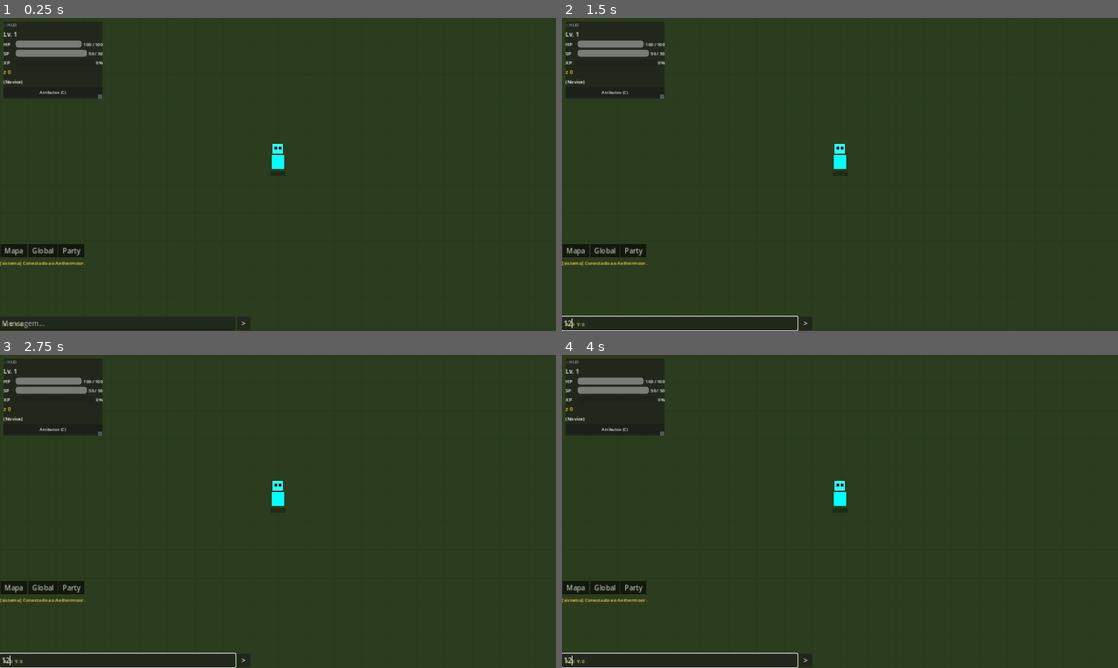
Above: before the commit, frames 1-4 (two rows, left to right).
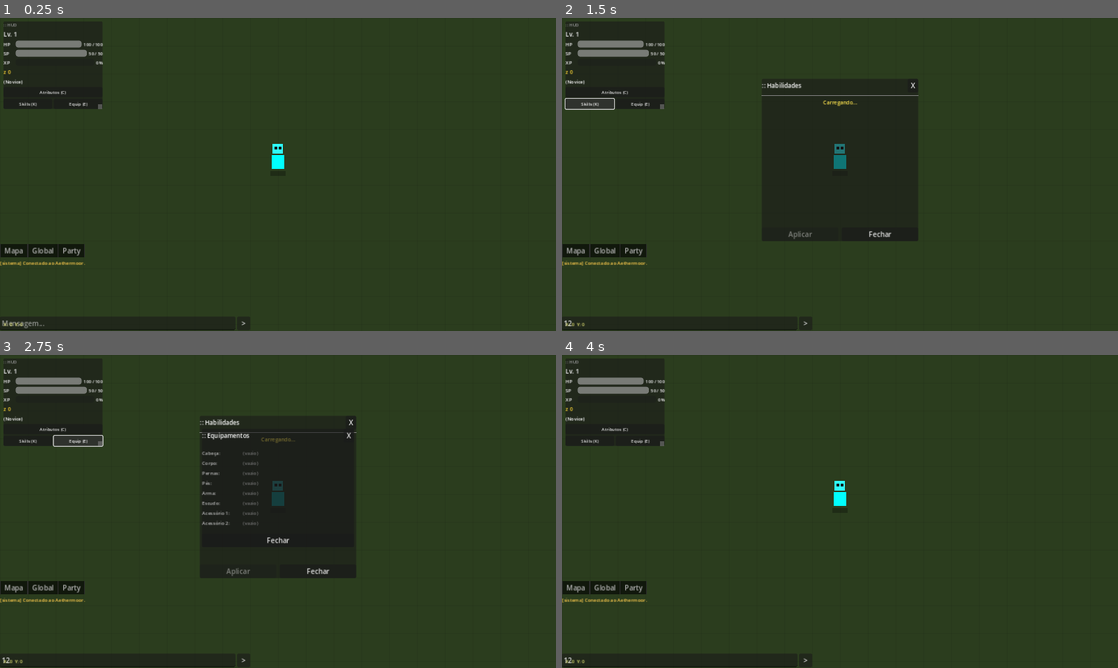
Above: after the commit, the same moments.

Repository: renash2me/Game-1.0
Game: Godot game, scene res://scenes/game_world.tscn
Same seed, same stepped clock (60 frames per second), same inputs: the game is played once before the commit and once after it. This scene is started directly instead of the project's main scene.
Inputs (mouse positions are in pixels of both pictures, inside the frame that each line leads up to):
- Up to frame 1 (0.25 s): no input
- Up to frame 2 (1.5 s): click (678, 324) at 0.52 s; type "12" at 0.6 s; click (589, 102) at 1.25 s, where only the run after the commit has a clickable "Skills (K)"
- Up to frame 3 (2.75 s): click (77, 439) at 2 s, where only the run after the commit has a clickable "Equip (E)"
- Up to frame 4 (4 s): click (912, 423) at 2.75 s, where only the run after the commit has a clickable "X"; click (912, 436) at 3.5 s, where only the run after the commit has a clickable "X"

The runs differ from the first frame. In frame 1, 0.5% of the frame differs, in the area x 0-19%, y 24-30%; in frame 2, 2.2%; in frame 3, 12%, in the area x 0-65%, y 19-100%; in frame 4, 0.8%.

Commit message:
feat(client+server): painéis de Habilidades (K) e Equipamentos (E)
Skills: árvore arrastável com pontos pendentes, botões +/- por skill,
aplica via POST allocate-skill. Servidor expõe GET /api/characters/{id}/skills
filtrado pela classe do personagem.

Equipamentos: painel arrastável com 8 slots (cabeça, corpo, pernas, pés,
arma, escudo, acessório x2), botão "Tirar" por slot equipado.

HUD: botões Skills (K) e Equip (E) adicionados; atalhos K e E no teclado.

Co-Authored-By: Claude Sonnet 4.6 <noreply@anthropic.com>
Claude-Session: https://claude.ai/code/session_01KzEqHDrWbGyHQtNhqA5Y96

Diff:
--- /dev/null
+++ b/client/scripts/ui/equipment_panel.gd
@@ -0,0 +1,197 @@
+extends Control
+
+const SLOTS : Array = [
+	["head",       "Cabeça"],
+	["body",       "Corpo"],
+	["legs",       "Pernas"],
+	["feet",       "Pés"],
+	["weapon",     "Arma"],
+	["offhand",    "Escudo"],
+	["accessory1", "Acessório 1"],
+	["accessory2", "Acessório 2"],
+]
+
+var _slot_data   : Dictionary = {}  # slot_name → {item_lbl, btn, inv_id}
+var _panel       : PanelContainer
+var _drag_offset : Vector2 = Vector2.ZERO
+var _dragging    : bool    = false
+
+func _ready() -> void:
+	_build_ui()
+	call_deferred("_center_panel")
+
+func _on_visibility_changed() -> void:
+	if visible:
+		_fetch_inventory()
+
+func _build_ui() -> void:
+	set_anchors_preset(Control.PRESET_FULL_RECT)
+	mouse_filter = Control.MOUSE_FILTER_PASS
+
+	var overlay := ColorRect.new()
+	overlay.color = Color(0, 0, 0, 0.55)
+	overlay.set_anchors_preset(Control.PRESET_FULL_RECT)
+	overlay.mouse_filter = Control.MOUSE_FILTER_STOP
+	add_child(overlay)
+
+	_panel = PanelContainer.new()
+	_panel.custom_minimum_size = Vector2(350, 0)
+	add_child(_panel)
+
+	var vbox := VBoxContainer.new()
+	vbox.add_theme_constant_override("separation", 6)
+	_panel.add_child(vbox)
+
+	# Barra de título arrastável
+	var title_bar := HBoxContainer.new()
+	title_bar.custom_minimum_size = Vector2(0, 26)
+	title_bar.add_theme_constant_override("separation", 4)
+	title_bar.mouse_filter = Control.MOUSE_FILTER_STOP
+	title_bar.mouse_default_cursor_shape = Control.CURSOR_MOVE
+	title_bar.gui_input.connect(_on_title_drag)
+	vbox.add_child(title_bar)
+
+	var title_lbl := Label.new()
+	title_lbl.text = ":: Equipamentos"
+	title_lbl.size_flags_horizontal = Control.SIZE_EXPAND_FILL
+	title_lbl.add_theme_font_size_override("font_size", 14)
+	title_lbl.mouse_filter = Control.MOUSE_FILTER_PASS
+	title_bar.add_child(title_lbl)
+
+	var x_btn := Button.new()
+	x_btn.text = "X"
+	x_btn.custom_minimum_size = Vector2(24, 0)
+	x_btn.pressed.connect(_on_close)
+	title_bar.add_child(x_btn)
+
+	vbox.add_child(HSeparator.new())
+
+	for slot_def in SLOTS:
+		vbox.add_child(_build_slot_row(slot_def[0], slot_def[1]))
+
+	vbox.add_child(HSeparator.new())
+
+	var close_btn := Button.new()
+	close_btn.text = "Fechar"
+	close_btn.pressed.connect(_on_close)
+	vbox.add_child(close_btn)
+
+func _build_slot_row(slot_name: String, label: String) -> HBoxContainer:
+	var row := HBoxContainer.new()
+	row.add_theme_constant_override("separation", 6)
+
+	var slot_lbl := Label.new()
+	slot_lbl.text = label + ":"
+	slot_lbl.custom_minimum_size = Vector2(88, 0)
+	slot_lbl.add_theme_font_size_override("font_size", 11)
+	slot_lbl.modulate = Color(0.72, 0.72, 0.72)
+	row.add_child(slot_lbl)
+
+	var item_lbl := Label.new()
+	item_lbl.text = "(vazio)"
+	item_lbl.size_flags_horizontal = Control.SIZE_EXPAND_FILL
+	item_lbl.add_theme_font_size_override("font_size", 11)
+	item_lbl.modulate = Color(0.45, 0.45, 0.45)
+	row.add_child(item_lbl)
+
+	var unequip_btn := Button.new()
+	unequip_btn.text = "Tirar"
+	unequip_btn.add_theme_font_size_override("font_size", 10)
+	unequip_btn.visible = false
+	unequip_btn.pressed.connect(_on_unequip.bind(slot_name))
+	row.add_child(unequip_btn)
+
+	_slot_data[slot_name] = {"item_lbl": item_lbl, "btn": unequip_btn, "inv_id": ""}
+	return row
+
+func _center_panel() -> void:
+	var vp := get_viewport()
+	if vp == null or _panel == null:
+		return
+	var s := vp.get_visible_rect().size
+	_panel.position = Vector2((s.x - 350.0) * 0.5, (s.y - 380.0) * 0.5)
+
+# ── Dados ─────────────────────────────────────────────────────────────────────
+
+func _fetch_inventory() -> void:
+	var char_id := str(GameState.character.get("id", ""))
+	ApiClient.get_req("/api/inventory/%s" % char_id, _on_inv_loaded)
+
+func _on_inv_loaded(code: int, data) -> void:
+	if code != 200 or data == null:
+		return
+	_refresh_slots(data)
+
+func _refresh_slots(inv: Array) -> void:
+	# Reset
+	for sname in _slot_data:
+		var sd = _slot_data[sname]
+		sd["item_lbl"].text     = "(vazio)"
+		sd["item_lbl"].modulate = Color(0.45, 0.45, 0.45)
+		sd["btn"].visible       = false
+		sd["btn"].disabled      = false
+		sd["inv_id"]            = ""
+
+	# Preenche equipados
+	for item in inv:
+		if not item.get("is_equipped", false):
+			continue
+		var sname : String = item.get("equip_slot", "")
+		if sname not in _slot_data:
+			continue
+		var sd = _slot_data[sname]
+		sd["item_lbl"].text     = _fmt_item(item.get("item_id", ""), item.get("refinement", 0))
+		sd["item_lbl"].modulate = Color(1.0, 1.0, 1.0)
+		sd["btn"].visible       = true
+		sd["inv_id"]            = str(item.get("id", ""))
+
+func _fmt_item(item_id: String, refinement: int) -> String:
+	var parts := item_id.split("_")
+	var result := ""
+	for p in parts:
+		if p.length() > 0:
+			result += p.substr(0, 1).to_upper() + p.substr(1) + " "
+	result = result.strip_edges()
+	if refinement > 0:
+		result += " +%d" % refinement
+	return result
+
+# ── Ações ─────────────────────────────────────────────────────────────────────
+
+func _on_unequip(slot_name: String) -> void:
+	var sd = _slot_data.get(slot_name)
+	if sd == null or sd["inv_id"] == "":
+		return
+	sd["btn"].disabled = true
+	var char_id := str(GameState.character.get("id", ""))
+	ApiClient.post(
+		"/api/inventory/%s/unequip" % char_id,
+		{"inventory_item_id": sd["inv_id"]},
+		_on_unequip_resp
+	)
+
+func _on_unequip_resp(code: int, _data) -> void:
+	if code == 200:
+		_fetch_inventory()
+	else:
+		for sname in _slot_data:
+			_slot_data[sname]["btn"].disabled = false
+
+func _on_close() -> void:
+	visible = false
+
+# ── Drag ──────────────────────────────────────────────────────────────────────
+
+func _on_title_drag(event: InputEvent) -> void:
+	if event is InputEventMouseButton and event.button_index == MOUSE_BUTTON_LEFT:
+		_dragging = event.pressed
+		if event.pressed:
+			_drag_offset = _panel.position - get_local_mouse_position()
+
+func _input(event: InputEvent) -> void:
+	if not visible or not _dragging:
+		return
+	if event is InputEventMouseMotion:
+		_panel.position = get_local_mouse_position() + _drag_offset
+	elif event is InputEventMouseButton and not event.pressed:
+		_dragging = false
--- a/client/scripts/ui/hud.gd
+++ b/client/scripts/ui/hud.gd
@@ -14,6 +14,8 @@
 
 var _stats_panel
 var _class_panel
+var _skills_panel
+var _equip_panel
 
 # ── Drag / Resize do HUD ──────────────────────────────────────────────────────
 var _hud_dragging      : bool    = false
@@ -52,6 +54,14 @@
 	_class_panel.class_chosen.connect(_on_class_panel_chosen)
 	_class_panel.dismissed.connect(_on_class_panel_dismissed)
 
+	_skills_panel = load("res://scripts/ui/skills_panel.gd").new()
+	add_child(_skills_panel)
+	_skills_panel.visible = false
+
+	_equip_panel = load("res://scripts/ui/equipment_panel.gd").new()
+	add_child(_equip_panel)
+	_equip_panel.visible = false
+
 	_check_class_change_available()
 	_setup_hud_drag()
 
@@ -124,13 +134,30 @@
 func _on_class_panel_dismissed() -> void:
 	show_notification("Abra o painel de Atributos (C) para trocar de classe.", Color.WHITE)
 
+# ── Painéis de Skills e Equipamentos ─────────────────────────────────────────
+
+func _on_skills_btn_pressed() -> void:
+	if _class_panel.visible:
+		return
+	_skills_panel.visible = !_skills_panel.visible
+
+func _on_equip_btn_pressed() -> void:
+	_equip_panel.visible = !_equip_panel.visible
+
 # ── Atalho de teclado ─────────────────────────────────────────────────────────
 
 func _unhandled_input(event: InputEvent) -> void:
 	if event is InputEventKey and event.pressed and not event.echo:
-		if event.keycode == KEY_C:
-			_on_stats_btn_pressed()
-			get_viewport().set_input_as_handled()
+		match event.keycode:
+			KEY_C:
+				_on_stats_btn_pressed()
+				get_viewport().set_input_as_handled()
+			KEY_K:
+				_on_skills_btn_pressed()
+				get_viewport().set_input_as_handled()
+			KEY_E:
+				_on_equip_btn_pressed()
+				get_viewport().set_input_as_handled()
 
 # ── Drag / Resize ─────────────────────────────────────────────────────────────
 
@@ -149,6 +176,25 @@
 	handle.gui_input.connect(_on_hud_handle_input)
 	$Panel/VBox.add_child(handle)
 	$Panel/VBox.move_child(handle, 0)
+
+	# Botões Skills e Equip
+	var extra_row := HBoxContainer.new()
+	extra_row.add_theme_constant_override("separation", 4)
+	$Panel/VBox.add_child(extra_row)
+
+	var skills_btn := Button.new()
+	skills_btn.text = "Skills (K)"
+	skills_btn.add_theme_font_size_override("font_size", 10)
+	skills_btn.size_flags_horizontal = Control.SIZE_EXPAND_FILL
+	skills_btn.pressed.connect(_on_skills_btn_pressed)
+	extra_row.add_child(skills_btn)
+
+	var equip_btn := Button.new()
+	equip_btn.text = "Equip (E)"
+	equip_btn.add_theme_font_size_override("font_size", 10)
+	equip_btn.size_flags_horizontal = Control.SIZE_EXPAND_FILL
+	equip_btn.pressed.connect(_on_equip_btn_pressed)
+	extra_row.add_child(equip_btn)
 
 	# Grip de resize no canto inferior direito (filho direto do CanvasLayer)
 	_hud_grip = ColorRect.new()
--- /dev/null
+++ b/client/scripts/ui/skills_panel.gd
@@ -0,0 +1,284 @@
+extends Control
+
+var _pending     : Dictionary = {}  # skill_id → levels pendentes
+var _rows        : Dictionary = {}  # skill_id → {cur_lbl, pend_lbl, cur_level, max_level}
+var _avail_lbl   : Label
+var _apply_btn   : Button
+var _list_box    : VBoxContainer
+var _panel       : PanelContainer
+var _drag_offset : Vector2 = Vector2.ZERO
+var _dragging    : bool    = false
+var _applying    : int     = 0
+
+func _ready() -> void:
+	_build_ui()
+	call_deferred("_center_panel")
+
+func _on_visibility_changed() -> void:
+	if visible:
+		_pending.clear()
+		_rows.clear()
+		_fetch_skills()
+
+func _build_ui() -> void:
+	set_anchors_preset(Control.PRESET_FULL_RECT)
+	mouse_filter = Control.MOUSE_FILTER_PASS
+
+	var overlay := ColorRect.new()
+	overlay.color = Color(0, 0, 0, 0.55)
+	overlay.set_anchors_preset(Control.PRESET_FULL_RECT)
+	overlay.mouse_filter = Control.MOUSE_FILTER_STOP
+	add_child(overlay)
+
+	_panel = PanelContainer.new()
+	_panel.custom_minimum_size = Vector2(360, 0)
+	add_child(_panel)
+
+	var outer := VBoxContainer.new()
+	outer.add_theme_constant_override("separation", 5)
+	_panel.add_child(outer)
+
+	# Barra de título arrastável
+	var title_bar := HBoxContainer.new()
+	title_bar.custom_minimum_size = Vector2(0, 26)
+	title_bar.add_theme_constant_override("separation", 4)
+	title_bar.mouse_filter = Control.MOUSE_FILTER_STOP
+	title_bar.mouse_default_cursor_shape = Control.CURSOR_MOVE
+	title_bar.gui_input.connect(_on_title_drag)
+	outer.add_child(title_bar)
+
+	var title_lbl := Label.new()
+	title_lbl.text = ":: Habilidades"
+	title_lbl.size_flags_horizontal = Control.SIZE_EXPAND_FILL
+	title_lbl.add_theme_font_size_override("font_size", 14)
+	title_lbl.mouse_filter = Control.MOUSE_FILTER_PASS
+	title_bar.add_child(title_lbl)
+
+	var x_btn := Button.new()
+	x_btn.text = "X"
+	x_btn.custom_minimum_size = Vector2(24, 0)
+	x_btn.pressed.connect(_on_close)
+	title_bar.add_child(x_btn)
+
+	outer.add_child(HSeparator.new())
+
+	_avail_lbl = Label.new()
+	_avail_lbl.horizontal_alignment = HORIZONTAL_ALIGNMENT_CENTER
+	_avail_lbl.add_theme_font_size_override("font_size", 12)
+	_avail_lbl.modulate = Color(1.0, 0.9, 0.3)
+	_avail_lbl.text = "Carregando..."
+	outer.add_child(_avail_lbl)
+
+	outer.add_child(HSeparator.new())
+
+	var scroll := ScrollContainer.new()
+	scroll.custom_minimum_size = Vector2(0, 250)
+	scroll.size_flags_vertical = Control.SIZE_EXPAND_FILL
+	outer.add_child(scroll)
+
+	_list_box = VBoxContainer.new()
+	_list_box.add_theme_constant_override("separation", 3)
+	_list_box.size_flags_horizontal = Control.SIZE_EXPAND_FILL
+	scroll.add_child(_list_box)
+
+	outer.add_child(HSeparator.new())
+
+	var btn_row := HBoxContainer.new()
+	btn_row.add_theme_constant_override("separation", 8)
+	outer.add_child(btn_row)
+
+	_apply_btn = Button.new()
+	_apply_btn.text = "Aplicar"
+	_apply_btn.size_flags_horizontal = Control.SIZE_EXPAND_FILL
+	_apply_btn.disabled = true
+	_apply_btn.pressed.connect(_on_apply)
+	btn_row.add_child(_apply_btn)
+
+	var close_btn := Button.new()
+	close_btn.text = "Fechar"
+	close_btn.size_flags_horizontal = Control.SIZE_EXPAND_FILL
+	close_btn.pressed.connect(_on_close)
+	btn_row.add_child(close_btn)
+
+func _center_panel() -> void:
+	var vp := get_viewport()
+	if vp == null or _panel == null:
+		return
+	var s := vp.get_visible_rect().size
+	_panel.position = Vector2((s.x - 360.0) * 0.5, (s.y - 440.0) * 0.5)
+
+# ── Dados ─────────────────────────────────────────────────────────────────────
+
+func _fetch_skills() -> void:
+	var char_id := str(GameState.character.get("id", ""))
+	ApiClient.get_req("/api/characters/%s/skills" % char_id, _on_skills_loaded)
+
+func _on_skills_loaded(code: int, data) -> void:
+	if code != 200 or data == null:
+		_avail_lbl.text = "Erro ao carregar habilidades."
+		return
+	_rebuild_rows(data)
+
+func _rebuild_rows(skills: Array) -> void:
+	for child in _list_box.get_children():
+		child.queue_free()
+	_rows.clear()
+	_pending.clear()
+	for skill in skills:
+		_build_skill_row(skill)
+	_refresh_avail()
+
+func _build_skill_row(skill: Dictionary) -> void:
+	var skill_id : String = skill.get("id", "")
+	var name_str : String = skill.get("name", skill_id)
+	var cur_lv   : int    = skill.get("current_level", 0)
+	var max_lv   : int    = skill.get("max_level", 1)
+	var sk_type  : String = skill.get("type", "passive")
+	var sp_cost  : int    = skill.get("sp_cost", 0)
+
+	_pending[skill_id] = 0
+
+	var row := VBoxContainer.new()
+	row.add_theme_constant_override("separation", 1)
+	_list_box.add_child(row)
+
+	var top := HBoxContainer.new()
+	top.add_theme_constant_override("separation", 4)
+	row.add_child(top)
+
+	var name_lbl := Label.new()
+	name_lbl.text = name_str
+	name_lbl.size_flags_horizontal = Control.SIZE_EXPAND_FILL
+	name_lbl.add_theme_font_size_override("font_size", 12)
+	top.add_child(name_lbl)
+
+	var type_lbl := Label.new()
+	type_lbl.text = "[A]" if sk_type == "active" else "[P]"
+	type_lbl.modulate = Color(0.6, 0.9, 1.0) if sk_type == "active" else Color(0.75, 1.0, 0.6)
+	type_lbl.add_theme_font_size_override("font_size", 10)
+	top.add_child(type_lbl)
+
+	var minus_btn := Button.new()
+	minus_btn.text = "-"
+	minus_btn.custom_minimum_size = Vector2(24, 0)
+	minus_btn.pressed.connect(_on_minus.bind(skill_id))
+	top.add_child(minus_btn)
+
+	var cur_lbl := Label.new()
+	cur_lbl.text = "%d/%d" % [cur_lv, max_lv]
+	cur_lbl.custom_minimum_size = Vector2(38, 0)
+	cur_lbl.horizontal_alignment = HORIZONTAL_ALIGNMENT_CENTER
+	cur_lbl.add_theme_font_size_override("font_size", 11)
+	top.add_child(cur_lbl)
+
+	var plus_btn := Button.new()
+	plus_btn.text = "+"
+	plus_btn.custom_minimum_size = Vector2(24, 0)
+	plus_btn.pressed.connect(_on_plus.bind(skill_id, max_lv))
+	top.add_child(plus_btn)
+
+	var pend_lbl := Label.new()
+	pend_lbl.text = "+0"
+	pend_lbl.custom_minimum_size = Vector2(28, 0)
+	pend_lbl.horizontal_alignment = HORIZONTAL_ALIGNMENT_CENTER
+	pend_lbl.add_theme_font_size_override("font_size", 11)
+	pend_lbl.modulate = Color(1.0, 0.9, 0.3)
+	top.add_child(pend_lbl)
+
+	if sp_cost > 0:
+		var info_lbl := Label.new()
+		info_lbl.text = "  SP: %d" % sp_cost
+		info_lbl.add_theme_font_size_override("font_size", 10)
+		info_lbl.modulate = Color(0.55, 0.55, 0.55)
+		row.add_child(info_lbl)
+
+	_list_box.add_child(HSeparator.new())
+
+	_rows[skill_id] = {
+		"cur_lbl":   cur_lbl,
+		"pend_lbl":  pend_lbl,
+		"cur_level": cur_lv,
+		"max_level": max_lv,
+	}
+
+func _refresh_avail() -> void:
+	var used  := _total_pending()
+	var avail := CharacterData.skill_points - used
+	_avail_lbl.text = "Pontos de habilidade: %d" % avail
+	_apply_btn.disabled = used == 0
+
+func _total_pending() -> int:
+	var t := 0
+	for k in _pending:
+		t += _pending[k]
+	return t
+
+# ── Controles ─────────────────────────────────────────────────────────────────
+
+func _on_plus(skill_id: String, max_lv: int) -> void:
+	var row_data = _rows.get(skill_id)
+	if row_data == null:
+		return
+	var cur_lv : int = row_data["cur_level"]
+	var pend   : int = _pending.get(skill_id, 0)
+	if cur_lv + pend >= max_lv:
+		return
+	if _total_pending() >= CharacterData.skill_points:
+		return
+	_pending[skill_id] = pend + 1
+	row_data["pend_lbl"].text = "+%d" % _pending[skill_id]
+	row_data["cur_lbl"].text  = "%d/%d" % [cur_lv + _pending[skill_id], max_lv]
+	_refresh_avail()
+
+func _on_minus(skill_id: String) -> void:
+	if _pending.get(skill_id, 0) <= 0:
+		return
+	_pending[skill_id] -= 1
+	var row_data = _rows.get(skill_id)
+	if row_data != null:
+		var cur_lv : int = row_data["cur_level"]
+		var max_lv : int = row_data["max_level"]
+		row_data["pend_lbl"].text = "+%d" % _pending[skill_id]
+		row_data["cur_lbl"].text  = "%d/%d" % [cur_lv + _pending[skill_id], max_lv]
+	_refresh_avail()
+
+func _on_apply() -> void:
+	var to_send : Array = []
+	for skill_id in _pending:
+		if _pending[skill_id] > 0:
+			to_send.append({"skill_id": skill_id, "levels": _pending[skill_id]})
+	if to_send.is_empty():
+		return
+	_apply_btn.disabled = true
+	_applying = to_send.size()
+	var char_id := str(GameState.character.get("id", ""))
+	for entry in to_send:
+		ApiClient.post("/api/characters/%s/allocate-skill" % char_id, entry, _on_allocate_resp)
+
+func _on_allocate_resp(code: int, data) -> void:
+	_applying -= 1
+	if code == 200 and data != null:
+		CharacterData.apply_from_response(data)
+	if _applying <= 0:
+		_pending.clear()
+		_rows.clear()
+		_fetch_skills()
+
+func _on_close() -> void:
+	visible = false
+
+# ── Drag ──────────────────────────────────────────────────────────────────────
+
+func _on_title_drag(event: InputEvent) -> void:
+	if event is InputEventMouseButton and event.button_index == MOUSE_BUTTON_LEFT:
+		_dragging = event.pressed
+		if event.pressed:
+			_drag_offset = _panel.position - get_local_mouse_position()
+
+func _input(event: InputEvent) -> void:
+	if not visible or not _dragging:
+		return
+	if event is InputEventMouseMotion:
+		_panel.position = get_local_mouse_position() + _drag_offset
+	elif event is InputEventMouseButton and not event.pressed:
+		_dragging = false
